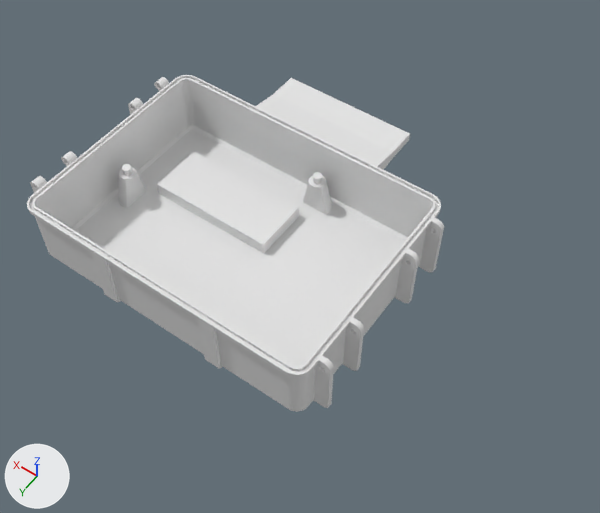
One commit to the Blender file Blender/MTT bottom.blend: the scene before it, then after it.
Before and after are seen from a camera (50 mm lens) standing at (-202.0, 195.0, 209.0) and looking at (-107.0, 61.0, -1.0). Arrows for +X, +Y and +Z are at lower left; the lights stay in place.

The first picture shows 'Back Support', 'Box', 'Fin', 'Fin Base', 'Support BL Base'.
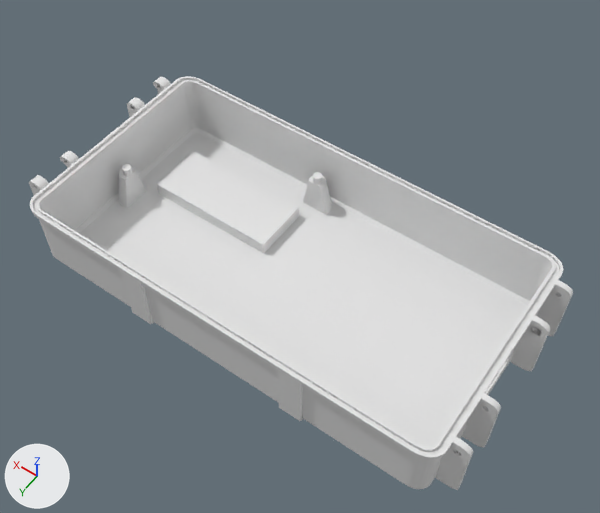
ob_switch is not drawn itself; it is used by a modifier of ob_box.

What changed in the scene script:
```text
Add me_cube_005:
    me_cube_005.from_pydata(...)  # a box spanning x -9.1..9.1, y -3.5..3.5, z -3.9..3.9
Add me_cube_007:
    me_cube_007.from_pydata([(-1.59, -1.54, 0.0), (-1.59, -1.54, 0.0), (-1.59, 1.54, 0.0), (-1.59, 1.54, 0.0), (1.59, -1.54, 0.0), (1.59, -1.54, 0.0), (1.59, 1.54, 0.0), (1.59, 1.54, 0.0)], [], [(0, 1, 3, 2), (2, 3, 7, 6), (6, 7, 5, 4), (4, 5, 1, 0), (2, 6, 4, 0), (7, 3, 1, 5)])
Change ob_box:
    ob_box.location: (0.0, 0.0, 0.0) -> (14.0, 0.0, 0.0)
    ob_box.scale: (1.0, 1.0, 1.0) -> (1.38, 1.0, 1.0)
Remove ob_fin:
    ob_fin = bpy.data.objects.new('Fin', me_cube)
    ob_fin.location = (-90.5, 22.6, 15.5)
    ob_fin.scale = (1.0, 1.0, 1.55)
Remove ob_fin_base:
    ob_fin_base = bpy.data.objects.new('Fin Base', me_cube_004)
    ob_fin_base.location = (-90.5, 28.0, 15.5)
    ob_fin_base.rotation_euler = (1.571, -1.571, 0.0)  # degrees (90, -90, 0)
    ob_fin_base.scale = (8.68, 1.9, 1.21)
Add ob_switch:
    ob_switch = bpy.data.objects.new('Switch', me_cube_005)
    ob_switch.location = (-179.5, 71.45, 11.02)
    ob_switch.rotation_euler = (-1.571, 0.0, -1.571)  # degrees (-90, 0, -90)
    ob_switch.scale = (1.01, 1.64, 1.0)
    ob_switch.hide_set(True)  # wire or fog, not drawn
Add ob_screw_hole_fix_4:
    ob_screw_hole_fix_4 = bpy.data.objects.new('Screw Hole Fix 4', me_cube_007)
    ob_screw_hole_fix_4.location = (-182.8, 100.9, 19.9)
    ob_screw_hole_fix_4.rotation_euler = (-1.571, -1.571, 0.0)  # degrees (-90, -90, 0)
    ob_screw_hole_fix_4.scale = (1.0, 1.0, 454000.0)
    _m = ob_screw_hole_fix_4.modifiers.new('Boolean', 'BOOLEAN')
    _m.object = ob_cylinder_001
Add ob_screw_hole_fix_3:
    ob_screw_hole_fix_3 = bpy.data.objects.new('Screw Hole Fix 3', me_cube_007.copy())
    ob_screw_hole_fix_3.location = (-182.8, 86.4, 19.9)
    ob_screw_hole_fix_3.rotation_euler = (-1.571, -1.571, 0.0)  # degrees (-90, -90, 0)
    ob_screw_hole_fix_3.scale = (1.0, 1.0, 454000.0)
    _m = ob_screw_hole_fix_3.modifiers.new('Boolean', 'BOOLEAN')
    _m.object = ob_cylinder_001
Add ob_screw_hole_fix_2:
    ob_screw_hole_fix_2 = bpy.data.objects.new('Screw Hole Fix 2', me_cube_007.copy())
    ob_screw_hole_fix_2.location = (-182.8, 57.6, 19.9)
    ob_screw_hole_fix_2.rotation_euler = (-1.571, -1.571, 0.0)  # degrees (-90, -90, 0)
    ob_screw_hole_fix_2.scale = (1.0, 1.0, 454000.0)
    _m = ob_screw_hole_fix_2.modifiers.new('Boolean', 'BOOLEAN')
    _m.object = ob_cylinder_001
Add ob_screw_hole_fix_1:
    ob_screw_hole_fix_1 = bpy.data.objects.new('Screw Hole Fix 1', me_cube_007.copy())
    ob_screw_hole_fix_1.location = (-182.8, 43.0, 19.9)
    ob_screw_hole_fix_1.rotation_euler = (-1.571, -1.571, 0.0)  # degrees (-90, -90, 0)
    ob_screw_hole_fix_1.scale = (1.0, 1.0, 454000.0)
    _m = ob_screw_hole_fix_1.modifiers.new('Boolean', 'BOOLEAN')
    _m.object = ob_cylinder_001
```

Boxes [x1, y1, x2, y2] around the edits, measured in the pictures (600 x 513 px):
'Box', moved, rescaled, reshaped (30% wider, 23% taller)
    before: [27, 75, 444, 412]
    after: [29, 76, 573, 490]
'Fin', deleted
    before: [273, 78, 410, 169]
'Fin Base', deleted
    before: [256, 95, 393, 170]
'Screw Hole Fix 1', added
    after: [552, 289, 565, 300]
'Screw Hole Fix 4', added
    after: [451, 446, 464, 459]
'Screw Hole Fix 3', added
    after: [479, 403, 492, 415]
'Screw Hole Fix 2', added
    after: [530, 327, 541, 336]
